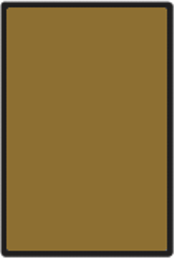
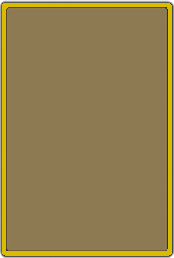
Layers edited between the first and the second 174 x 258 image:
added layer "Selected" above "Highlighted" over [2, 3, 172, 256]
hid "Road Grid Tiles" over [2, 3, 172, 256]
